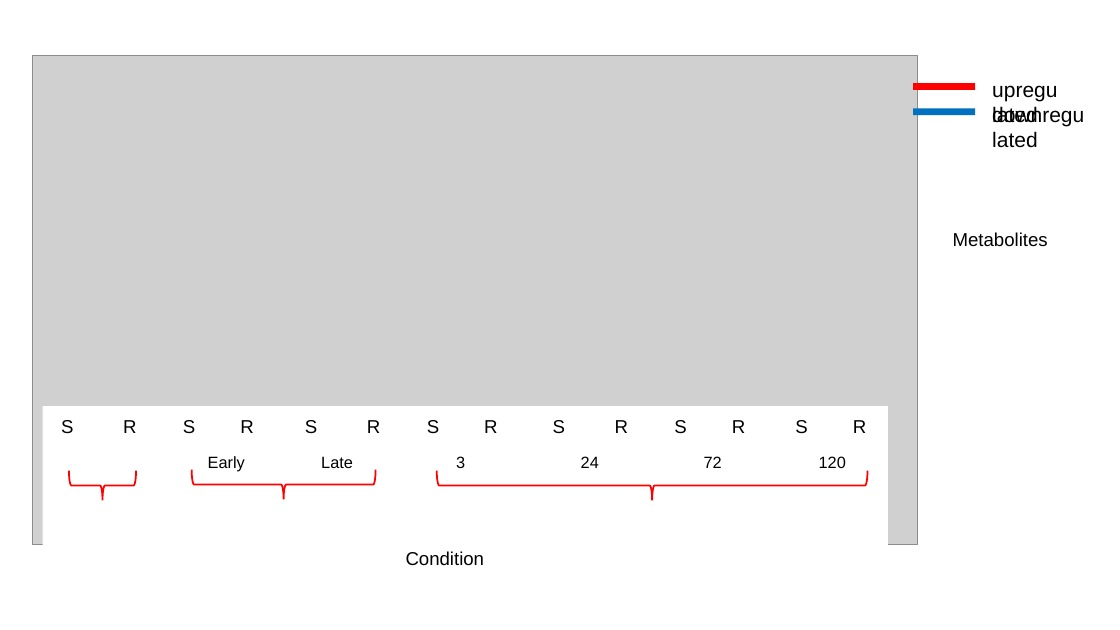
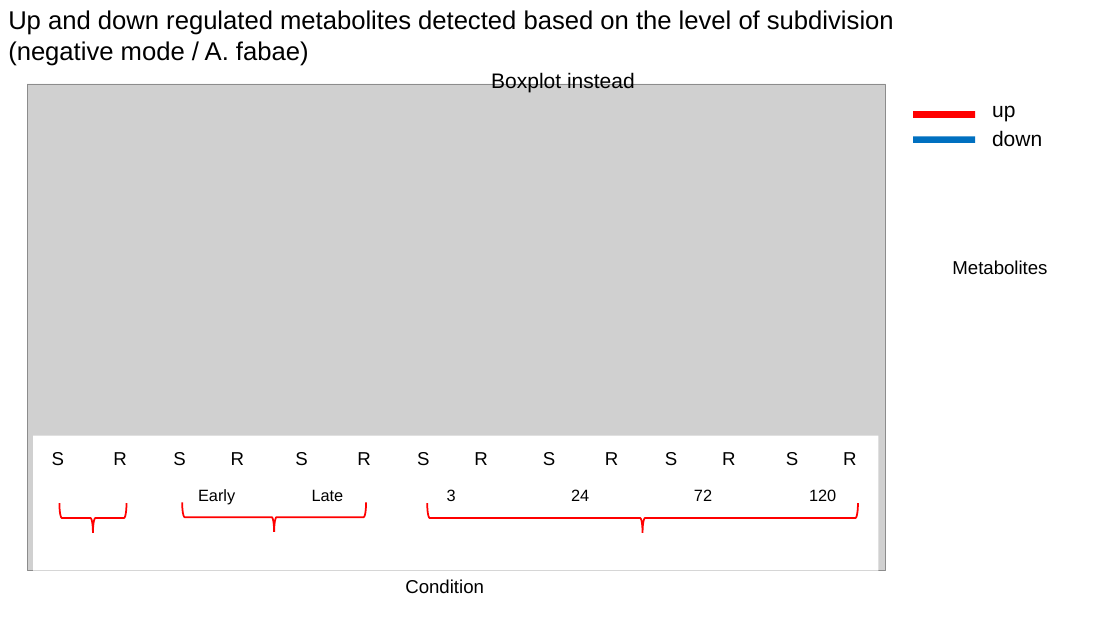
Before and after one commit to igepp-egi/faba_specifics, a slide deck: slide 32 of M01-metabolomic-analysis/untargeted_metabolomic/presentation metabo.pptx. Drawn at 1120x630 pixels with LibreOffice and Linux fonts; fonts in the diff are those of the drawing; grey boxes stand for pictures. Boxes give left, top, right and bottom in pixels: in the first picture for what was removed or moved away, otherwise in the second. Text is boxed around its words. In the diff, an @@ line names an element or a change of style, - is before the commit and + after.

Commit message:
presentation metabo

```diff
--- a/M01-metabolomic-analysis/untargeted_metabolomic/presentation metabo.pptx
+++ b/M01-metabolomic-analysis/untargeted_metabolomic/presentation metabo.pptx
@@ text added at [8,10,894,66], 22 pt, text #000000 @@
+Up and down regulated metabolites detected based on the level of subdivision (negative mode / A. fabae)
@@ picture: place and size @@
-picture at [32,55,918,545]
+picture at [27,84,886,571]
@@ text added at [491,71,635,92], 18 pt, text #000000 @@
+Boxplot instead
@@ text removed at [984,72,1070,95] @@
-upregulated
@@ text removed at [984,97,1096,120] @@
-downregulated
@@ text added at [992,105,1015,121], 18 pt, text #000000 @@
+up
@@ 2 texts, 2 rectangles: place and size @@
-2 texts, 2 rectangles at [406,83,1048,566]
+2 texts, 2 rectangles at [405,111,1047,594]
@@ text added at [992,130,1042,147], 18 pt, text #000000 @@
+down
@@ 6 texts, 1 left brace: place and size @@
-6 texts, 1 left brace at [68,456,846,500]
+6 texts, 1 left brace at [59,489,836,533]
@@ 14 texts, 2 left braces, 1 rectangle: place and size @@
-14 texts, 2 left braces, 1 rectangle at [43,406,888,544]
+14 texts, 2 left braces, 1 rectangle at [33,436,878,571]
```
Also in this commit, not shown: 30 other slides changed, 4 slides added, 2 slides removed, 1 other file.
